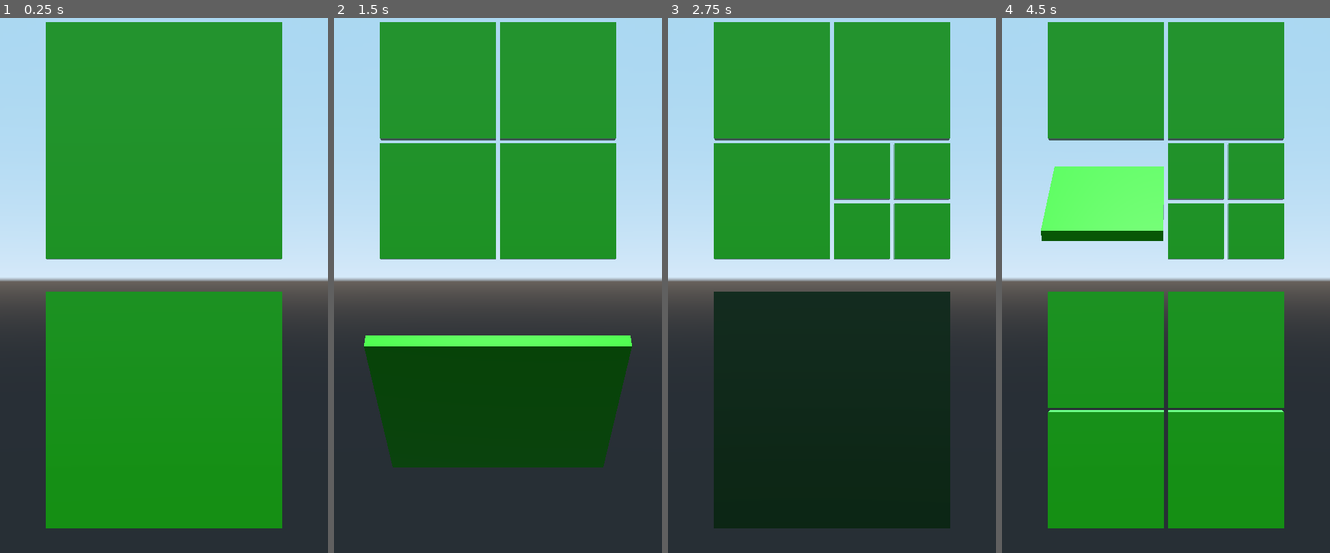
Above: before the commit, frames 1-4 (left to right).
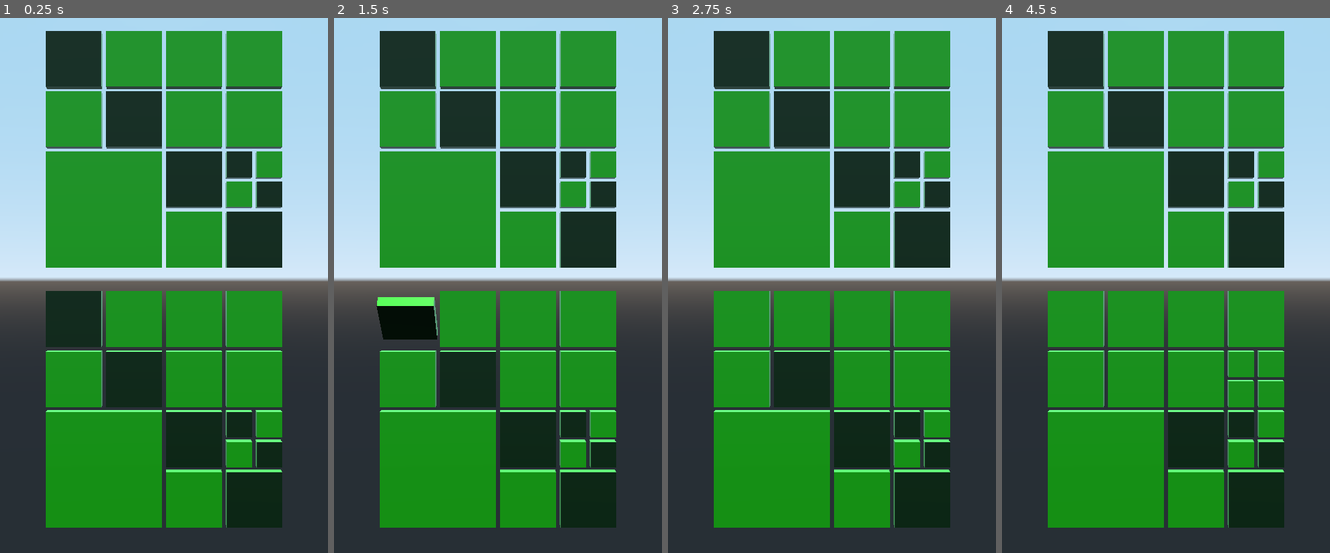
Above: after the commit, the same moments.

Repository: bentles/Tetra
Game: Godot game, scene res://Game.tscn
Two runs of this game, one before a commit and one after it. Both use one fixed random seed, a clock stepped at 60 frames per second and the inputs below.
Inputs (mouse positions are in pixels of both pictures, inside the frame that each line leads up to):
- Up to frame 1 (0.25 s): no input
- Up to frame 2 (1.5 s): tap Enter at 0.5 s; move the mouse to (570, 253) at 0.52 s; click (570, 253) at 0.67 s; tap Space at 1.25 s; drag from (432, 306) to (481, 387) at 1.27 s
- Up to frame 3 (2.75 s): tap Enter at 2 s; move the mouse to (864, 157) at 2.02 s; click (864, 157) at 2.17 s
- Up to frame 4 (4.5 s): tap Space at 2.75, 4.25 s; drag from (1149, 387) to (1067, 199) at 2.77 s; tap Enter at 3.5 s; move the mouse to (1264, 360) at 3.52 s; click (1264, 360) at 3.67 s; drag from (1067, 199) to (1116, 141) at 4.27 s

The runs differ from the first frame. In frame 1, 24% of the frame differs, in the area x 13-87%, y 0-96%; in frame 2, 45%, in the area x 9-91%, y 0-96%; in frame 3, 39%; in frame 4, 27%.

Commit message:
added build from array functionality. so easy :'D

Diff:
--- /dev/null
+++ b/Game.gd
@@ -0,0 +1,11 @@
+extends Spatial
+
+
+func _ready():
+	var test = [false, [false, true, true, false],
+				[false, true, true, [false, true, true, false]],
+				[false, false, false, false]]
+	$Tetra.build_from(test)
+
+	$Tetra2.build_from(test)
+	pass
--- a/Game.tscn
+++ b/Game.tscn
@@ -1,18 +1,21 @@
-[gd_scene load_steps=2 format=2]
+[gd_scene load_steps=3 format=2]
 
 [ext_resource path="res://Tetra/Tetra.tscn" type="PackedScene" id=1]
+[ext_resource path="res://Game.gd" type="Script" id=2]
 
 [node name="Game" type="Spatial"]
+script = ExtResource( 2 )
 
 [node name="Camera" type="Camera" parent="."]
 transform = Transform( 1, 0, 0, 0, 1, 0, 0, 0, 1, 0, 0, 32 )
 fov = 40.0
 
 [node name="Tetra" parent="." instance=ExtResource( 1 )]
-transform = Transform( 1, 0, 0, 0, 1, 0, 0, 0, 1, 0, 5.8577, 0 )
+transform = Transform( 1, 0, 0, 0, 1, 0, 0, 0, 1, 0, 5.5, 0 )
+is_interactive = false
 
 [node name="Tetra2" parent="." instance=ExtResource( 1 )]
-transform = Transform( 1, 0, 0, 0, 1, 0, 0, 0, 1, 0, -5.51873, 0 )
+transform = Transform( 1, 0, 0, 0, 1, 0, 0, 0, 1, 0, -5.5, 0 )
 
 [node name="DirectionalLight" type="DirectionalLight" parent="."]
 transform = Transform( 1, 0, 0, 0, -4.37114e-08, 1, 0, -1, -4.37114e-08, 13.6094, 32.1313, 7.24379 )
--- a/Tetra/Tetra.gd
+++ b/Tetra/Tetra.gd
@@ -6,6 +6,8 @@
 var children: Array
 var to_middle: Vector2
 var depth = 0
+
+export var is_interactive: bool = true
 
 onready var flip_animation: AnimationPlayer = $FlipAnimation
 onready var merge_animation: AnimationPlayer = $MergeAnimation
@@ -17,22 +19,31 @@
 
 # Called when the node enters the scene tree for the first time.
 func _ready():
-	create_children()
+	_create_children()
 	$TetraBody.scale_object_local(Vector3(1, 1, scale_revert))
 
-func create_children():
+func _create_children():
 	var gap_offset = gap * pow(2, depth)
-	var scale = (5 - (gap_offset * 2)) /10
+	var scale = (5 - (gap_offset * 2)) / 10
 	for i in [-1, 1]:
 		for j in [-1, 1]:
 			var tetra = Tetra.instance()
 			tetra.scale_revert = scale_revert * (1/scale)
+			tetra.is_interactive = is_interactive
 			tetra.depth = depth + 1
 			tetra.to_middle = Vector2(-i, -j)
 			tetra.translate(Vector3(i * (2.5 + gap_offset),j * (2.5 + gap_offset), 0))
 			tetra.scale_object_local(Vector3(scale, scale, scale))
+			children.push_back(tetra)
 
-			children.push_back(tetra)
+func build_from(tree):
+	if tree is bool:
+		if tree: set_flipped()
+		else: set_unflipped()
+	elif tree is Array:
+		split()
+		for i in 4:
+			children[i].build_from(tree[i])
 
 func delete_children():
 	for child in children:
@@ -54,10 +65,12 @@
 func set_flipped():
 	flip_animation.play("flipped")
 	flipped = true
+	flipping = false
 
 func set_unflipped():
 	flip_animation.play("unflipped")
 	flipped = false
+	flipping = false
 
 func split():
 	_merge_stop()
@@ -80,7 +93,7 @@
 	is_split = false
 	$TetraBody.show()
 	delete_children()
-	create_children()
+	_create_children()
 	if is_flipped:
 		set_flipped()
 	else:
@@ -98,7 +111,7 @@
 	merge_animation.play("RESET")
 
 # Called every frame. 'delta' is the elapsed time since the previous frame.
-func _process(delta):
+func _process(_delta):
 	pass
 
 func _unhandled_input(event):
@@ -106,7 +119,10 @@
 		flip(event.relative)
 
 var touch_down = false
-func _on_TetraBody_input_event(camera, event, position, normal, shape_idx):
+func _on_TetraBody_input_event(_camera, event, _position, _normal, _shape_idx):
+	if !is_interactive:
+		return
+
 	if event is InputEventScreenTouch && event.pressed:
 		_merge_start()
 		touch_down = true
@@ -133,14 +149,23 @@
 			get_parent().merge_animation_rewind(flipped)
 
 func _on_AnimationPlayer_animation_finished(anim_name):
+	if !is_interactive:
+		return
+
 	if (anim_name == "flip" || anim_name == "flip2"):
 		flipping = false
 		touch_down = false
 	pass # Replace with function body.
 
 func _on_LongPressTimer_timeout():
+	if !is_interactive:
+		return
+
 	if depth > 0:
 		pass
 
 func _on_TetraBody_mouse_exited():
+	if !is_interactive:
+		return
+
 	_merge_stop()
